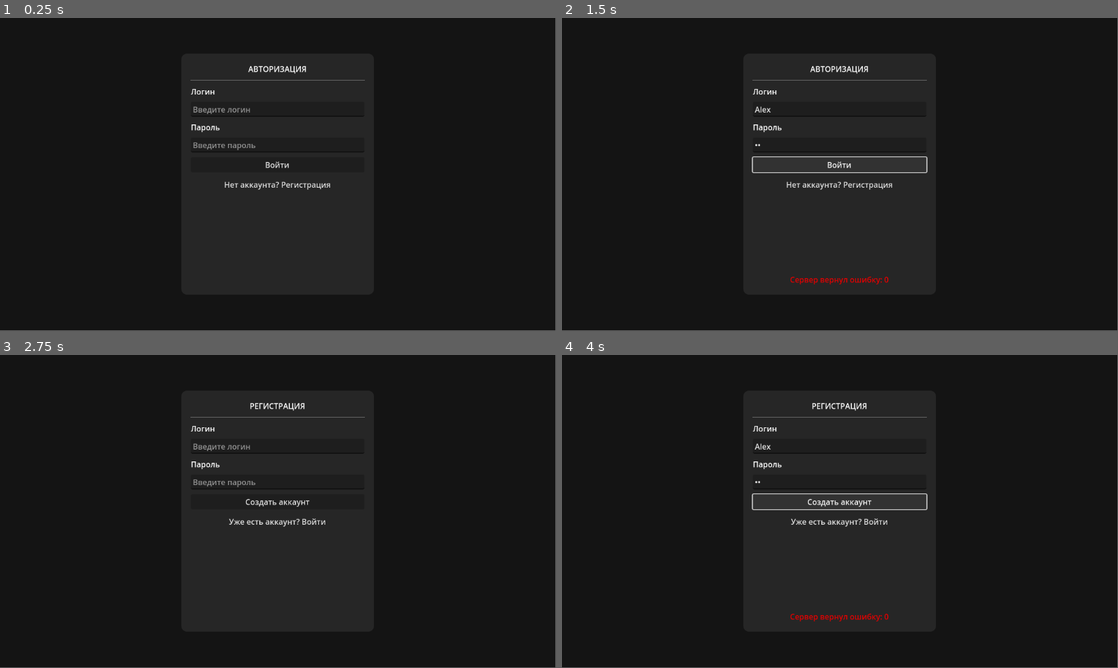
Above: before the commit, frames 1-4 (two rows, left to right).
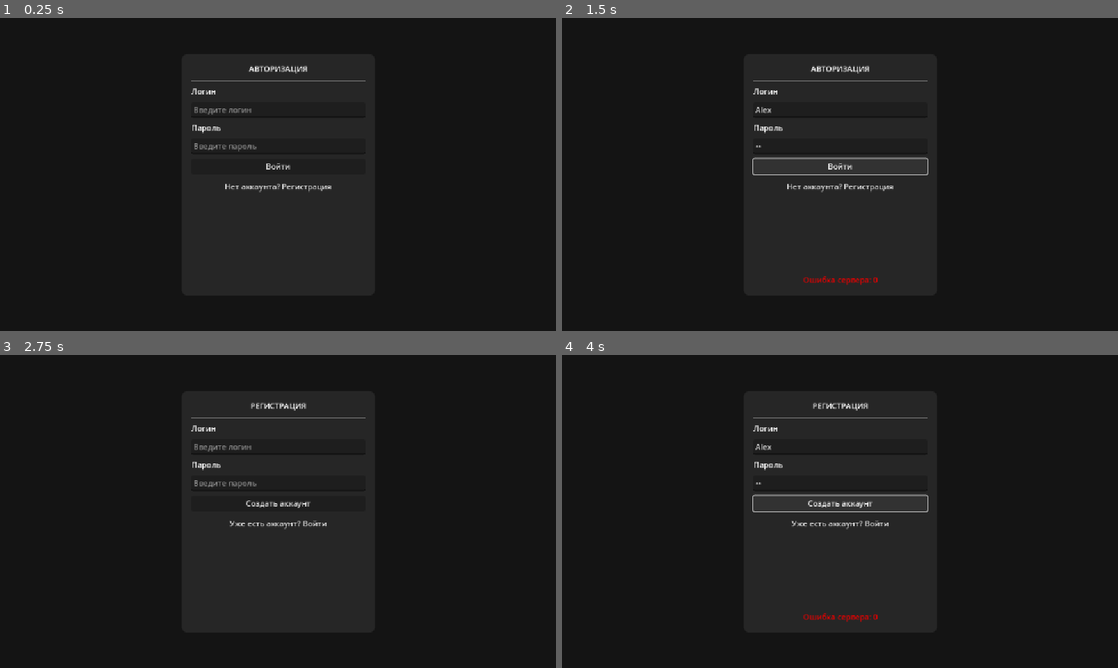
Above: after the commit, the same moments.

Repository: TDS-PIKI-Project/TDS
Game: Godot game, scene res://scenes/ui/authorization/Auth.tscn
Two runs of this game, one before a commit and one after it. Both use one fixed random seed, a clock stepped at 60 frames per second and the inputs below.
Inputs (mouse positions are in pixels of both pictures, inside the frame that each line leads up to):
- Up to frame 1 (0.25 s): no input
- Up to frame 2 (1.5 s): click (840, 108) at 0.52 s; type "Alex" at 0.6 s; click (840, 146) at 0.75 s; type "12" at 0.83 s; click "Войти" at 1.25 s
- Up to frame 3 (2.75 s): click "Нет аккаунта? Регистрация" at 2 s
- Up to frame 4 (4 s): click (840, 445) at 2.77 s; type "Alex" at 2.85 s; click (840, 483) at 3 s; type "12" at 3.08 s; click "Создать аккаунт" at 3.5 s
In our replay, the window is 799x449 before the commit and 800x450 after it. These sizes can differ from the game's own. Grey fills any space a smaller window leaves; there, only what the larger window draws over its background counts as a difference.

The runs differ from the first frame. In frame 1, 1.1% of the frame differs, in the area x 34-66%, y 15-56%; in frame 2, 1.6%; in frame 3, 1.1%; in frame 4, 1.6%, in the area x 34-66%, y 15-86%.

Commit message:
removed errors with server.

Diff:
--- a/project.godot
+++ b/project.godot
@@ -20,6 +20,10 @@
 Globals="*res://scripts/autoloads/globals.gd"
 GameManager="*res://scripts/autoloads/game_manager.gd"
 
+[display]
+
+window/stretch/mode="canvas_items"
+
 [input]
 
 shoot={
--- a/scenes/ui/authorization/auth.gd
+++ b/scenes/ui/authorization/auth.gd
@@ -9,6 +9,9 @@
 @onready var l_pass = $FormContainer/MarginContainer/MainVBox/LoginBox/LPassEdit
 @onready var r_user = $FormContainer/MarginContainer/MainVBox/RegisterBox/RUserEdit
 @onready var r_pass = $FormContainer/MarginContainer/MainVBox/RegisterBox/RPassEdit
+
+enum RequestMode { IDLE, LOGIN, REGISTER, FETCH_PROFILE }
+var current_mode = RequestMode.IDLE
 
 func _ready():
 	$FormContainer/MarginContainer/MainVBox/LoginBox/LoginBtn.pressed.connect(_on_login_pressed)
@@ -28,7 +31,6 @@
 	login_box.show()
 	status_label.text = ""
 
-
 func _on_login_pressed():
 	if l_user.text.is_empty() or l_pass.text.is_empty():
 		_show_status("Введите данные!", Color.RED)
@@ -37,8 +39,9 @@
 	var body = "username=%s&password=%s" % [l_user.text.uri_encode(), l_pass.text.uri_encode()]
 	var headers = ["Content-Type: application/x-www-form-urlencoded"]
 
+	current_mode = RequestMode.LOGIN
 	http_request.request(GameManager.BASE_URL + "/login", headers, HTTPClient.METHOD_POST, body)
-	_show_status("Вход...", Color.YELLOW)
+	_show_status("Вход в систему...", Color.YELLOW)
 
 func _on_register_pressed():
 	if r_user.text.length() < 3:
@@ -48,34 +51,66 @@
 	var body = JSON.stringify({"username": r_user.text, "password": r_pass.text})
 	var headers = ["Content-Type: application/json"]
 
+	current_mode = RequestMode.REGISTER
 	http_request.request(GameManager.BASE_URL + "/register", headers, HTTPClient.METHOD_POST, body)
 	_show_status("Регистрация...", Color.YELLOW)
+
+func _fetch_profile_data():
+	if GameManager.auth_token.is_empty():
+		_show_status("Ошибка: Токен отсутствует!", Color.RED)
+		return
+
+	var headers = ["Authorization: Bearer " + GameManager.auth_token]
+	current_mode = RequestMode.FETCH_PROFILE
+
+	http_request.request(GameManager.BASE_URL + "/me", headers, HTTPClient.METHOD_GET)
+	_show_status("Загрузка данных башни...", Color.YELLOW)
 
 
 func _on_request_completed(_result, response_code, _headers, body):
 	var response_text = body.get_string_from_utf8()
 
-	if response_code == 200:
-		var response = JSON.parse_string(response_text)
-		if response == null:
-			_show_status("Ошибка разбора JSON", Color.RED)
-			return
-
-		if response.has("access_token"):
-			GameManager.auth_token = response["access_token"]
-			GameManager.username = l_user.text
-
-			_show_status("Успешный вход!", Color.GREEN)
-			Globals.change_level(Globals.MAIN_MENU_PATH)
-		else:
-			_show_status("Регистрация успешна! Войдите.", Color.GREEN)
-			_switch_to_login()
-	else:
+	if response_code != 200:
+		current_mode = RequestMode.IDLE
 		var response = JSON.parse_string(response_text)
 		if response and response.has("detail"):
 			_show_status(str(response["detail"]), Color.RED)
 		else:
-			_show_status("Сервер вернул ошибку: " + str(response_code), Color.RED)
+			_show_status("Ошибка сервера: " + str(response_code), Color.RED)
+		return
+
+	var response = JSON.parse_string(response_text)
+	if response == null:
+		_show_status("Ошибка разбора JSON", Color.RED)
+		return
+
+	match current_mode:
+		RequestMode.LOGIN:
+			if response.has("access_token"):
+				GameManager.auth_token = response["access_token"]
+				GameManager.username = l_user.text
+
+				_fetch_profile_data()
+			else:
+				_show_status("Сервер не вернул токен авторизации", Color.RED)
+
+		RequestMode.REGISTER:
+			_show_status("Регистрация успешна! Войдите.", Color.GREEN)
+			_switch_to_login()
+			current_mode = RequestMode.IDLE
+
+		RequestMode.FETCH_PROFILE:
+			GameManager.gold = response.get("gold", 100)
+			GameManager.score = response.get("score", 0)
+
+			GameManager.floors[0] = response.get("floor_1")
+			GameManager.floors[1] = response.get("floor_2")
+			GameManager.floors[2] = response.get("floor_3")
+
+			_show_status("Данные загружены! Запуск...", Color.GREEN)
+			current_mode = RequestMode.IDLE
+
+			Globals.change_level(Globals.MAIN_MENU_PATH)
 
 func _show_status(text: String, color: Color):
 	status_label.text = text
--- a/scenes/ui/menu/MainMenu.gd
+++ b/scenes/ui/menu/MainMenu.gd
@@ -16,8 +16,6 @@
 @onready var high_score_label = $HighScoreLabel
 @onready var expensive_label = $ExpensiveLabel
 
-@onready var profile_http_request: HTTPRequest = HTTPRequest.new()
-
 func _ready():
 	add_to_group("main_menu")
 
@@ -33,40 +31,12 @@
 	$MainLayout/ContentArea/ContentVBox/ActionArea/PlayBtn.pressed.connect(_on_play_pressed)
 	expensive_label.visible = false
 
-	add_child(profile_http_request)
-	profile_http_request.request_completed.connect(_on_profile_loaded)
+	start()
 
-	_fetch_profile_data()
-
-
-func _fetch_profile_data():
-	if GameManager.auth_token.is_empty():
-		print("Ошибка: Токен отсутствует!")
-		return
-
-	var headers = [
-		"Authorization: Bearer " + GameManager.auth_token
-	]
-	profile_http_request.request(GameManager.BASE_URL + "/me", headers, HTTPClient.METHOD_GET)
-
-func _on_profile_loaded(_result, response_code, _headers, body):
-	if response_code == 200:
-		var response = JSON.parse_string(body.get_string_from_utf8())
-		if response != null:
-			GameManager.gold = response.get("gold", 100)
-			GameManager.score = response.get("score", 0)
-
-			GameManager.floors[0] = response.get("floor_1")
-			GameManager.floors[1] = response.get("floor_2")
-			GameManager.floors[2] = response.get("floor_3")
-
-			_load_tower_into_ui()
-			_update_profile_ui()
-			_show_page("main")
-
-			# $TopBar/GoldLabel.text = str(GameManager.gold)
-	else:
-		print("Ошибка загрузки профиля с сервера: ", response_code)
+func start():
+	_load_tower_into_ui()
+	_update_profile_ui()
+	_show_page("main")
 
 func _load_tower_into_ui():
 	if game_container.has_node("TowerAnchor"):
--- a/scenes/ui/menu/post_game_menu.gd
+++ b/scenes/ui/menu/post_game_menu.gd
@@ -16,9 +16,10 @@
 	retry_btn.pressed.connect(_on_retry_pressed)
 	menu_btn.pressed.connect(_on_menu_pressed)
 
-func show_game_over(final_score: int, killed_enemies: int, earned_gold: int, \
-					 survived_time_sec: float) -> void:
+func show_game_over(final_score: int, old_score: int, killed_enemies: int,\
+ 						earned_gold: int, survived_time_sec: float) -> void:
 	new_record_label.hide()
+
 	score_label.text = "        Очки: " + str(final_score)
 	gold_label.text = "        Собрано золота: " + str(earned_gold)
 	enemies_label.text = "        Убито врагов: " + str(killed_enemies)
@@ -26,6 +27,8 @@
 	var seconds = int(survived_time_sec) % 60
 	time_label.text = "        Время выживания: %02d:%02d" % [minutes, seconds]
 
+	if GameManager.score > old_score:
+		activate_new_record_animation()
 	show()
 
 func _on_retry_pressed() -> void:
--- a/scripts/autoloads/game_manager.gd
+++ b/scripts/autoloads/game_manager.gd
@@ -21,6 +21,7 @@
 var floors: Array = [null, null, null]
 
 @onready var save_http_client: HTTPRequest = HTTPRequest.new()
+@onready var profile_http_request: HTTPRequest = HTTPRequest.new()
 
 # --- FUNCTIONS ---
 
--- a/scripts/base_level.gd
+++ b/scripts/base_level.gd
@@ -19,6 +19,7 @@
 var statistic_labels : Node
 var gold_earned_this_run: int = 0
 var score : int = 0
+var old_score: int
 var enemies_killed_count: int = 0
 var start_time_msec: float = 0.0
 var final_survival_time: float = 0.0
@@ -33,6 +34,8 @@
 	tower_manager = TowerManager.new()
 	add_child(tower_manager)
 	tower_manager.build_tower(self)
+
+	old_score = GameManager.score
 
 	statistic_labels = load(Globals.STATISTICS_PATH).instantiate()
 	add_child(statistic_labels)
@@ -116,8 +119,6 @@
 		if parse_err == OK:
 			var response_data = json.get_data()
 			print("Счет успешно обновлен!")
-			if response_data.get("new_record") == true:
-				post_game_menu.activate_new_record_animation()
 	else:
 		print("Ошибка сервера. Код ответа: ", response_code)
 		print("Детали: ", body.get_string_from_utf8())
@@ -135,8 +136,15 @@
 		var current_time_msec = Time.get_ticks_msec()
 		final_survival_time = (current_time_msec - start_time_msec) / 1000.0
 
+		if score > old_score:
+			print("BEATEN!!!!")
+			GameManager.score = score
+		else:
+			print("not beaten...")
+		print(old_score, score, GameManager.score)
+
+		post_game_menu.show_game_over(score, old_score, enemies_killed_count, gold_earned_this_run, final_survival_time)
 		GameManager.save_progress_to_server()
-		post_game_menu.show_game_over(score, enemies_killed_count, gold_earned_this_run, final_survival_time)
 
 	if player == null or player._is_dead:
 		return
Not shown, changed: index.html
Not shown, changed: index.pck
